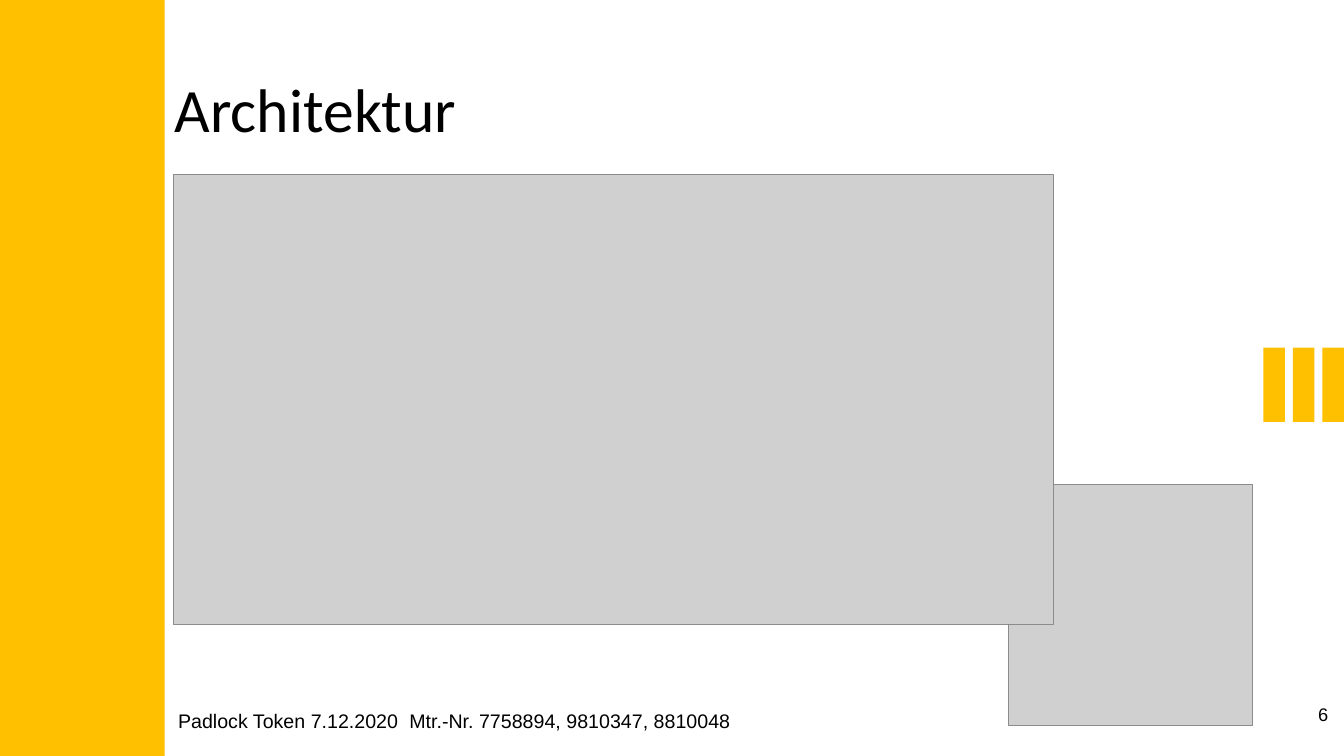
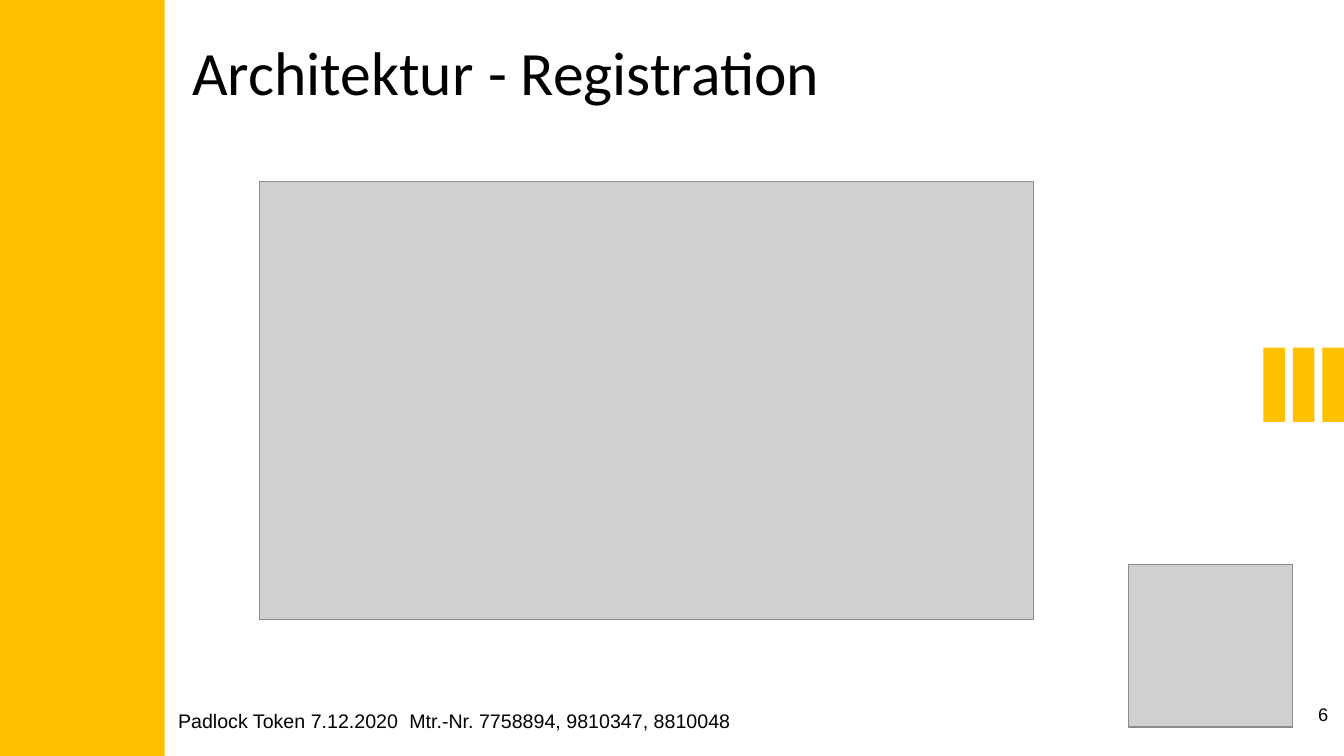
Before and after one commit to LucK1Y/Padlock-Token, a slide deck: slide 6 of presentation/Padlock_Token.pptx. Drawn at 1344x756 pixels with LibreOffice and Linux fonts; fonts in the diff are those of the drawing; grey boxes stand for pictures. Boxes give left, top, right and bottom in pixels: in the first picture for what was removed or moved away, otherwise in the second. Text is boxed around its words. In the diff, an @@ line names an element or a change of style, - is before the commit and + after.

```diff
--- a/presentation/Padlock_Token.pptx
+++ b/presentation/Padlock_Token.pptx
@@ text at (x1=192, y1=52, x2=819, y2=106): text changed @@
-Architektur
+Architektur - Registration
@@ picture resized from (x1=173, y1=174, x2=1054, y2=625) to (x1=259, y1=181, x2=1034, y2=620) @@
@@ picture resized from (x1=1008, y1=484, x2=1253, y2=725) to (x1=1128, y1=565, x2=1293, y2=727) @@
```
Also in this commit, not shown: 2 slides added, 4 other files.
